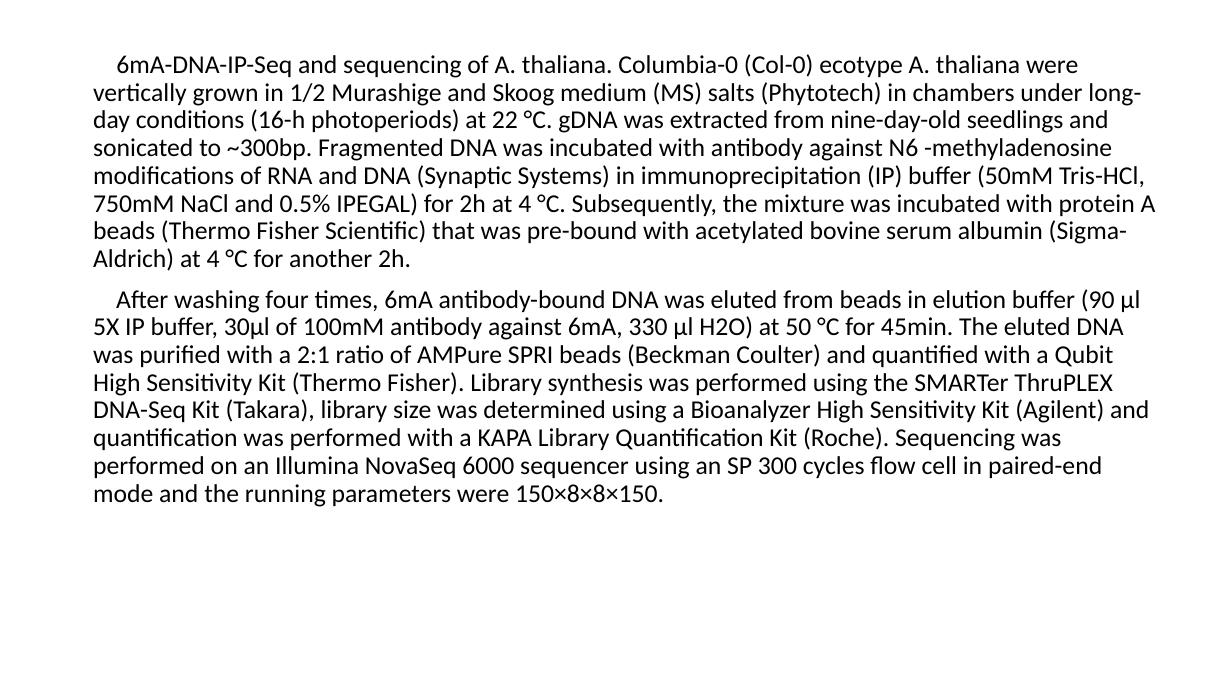
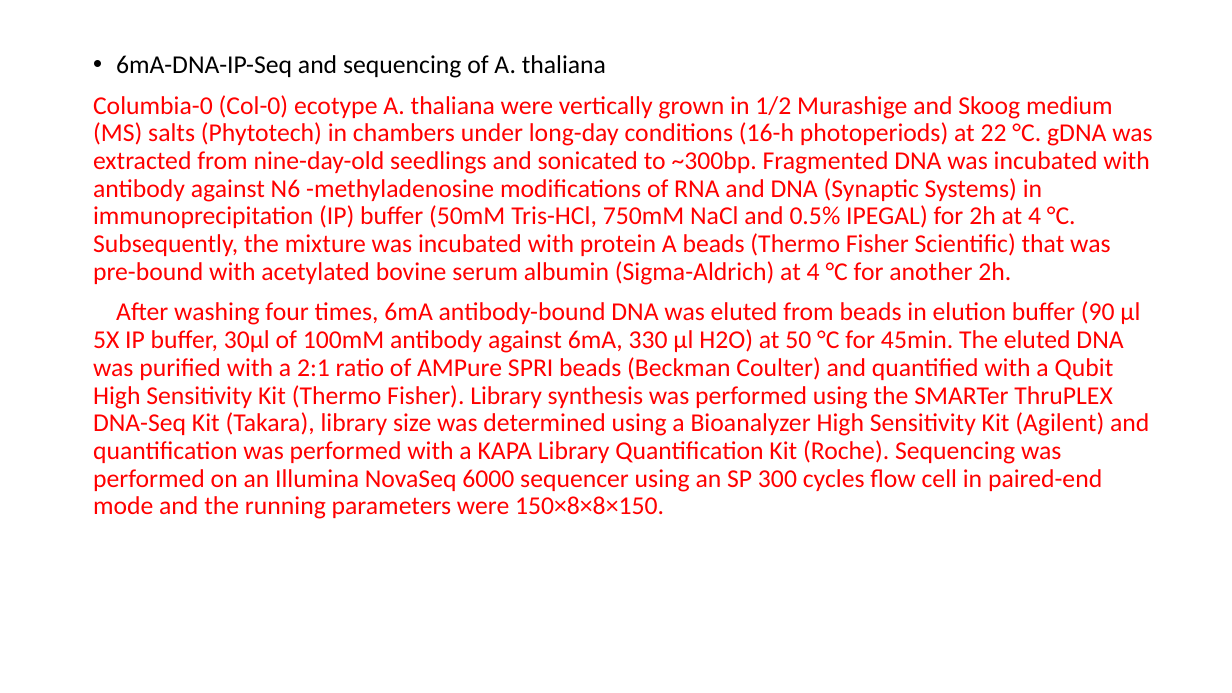
Before and after one commit to YanChengHuang/paper_implement, a slide deck: slide 16 of DeepM6A/presentation/DeepM6A_meth.pptx. Drawn at 1232x693 pixels with LibreOffice and Linux fonts; fonts in the diff are those of the drawing. Boxes give left, top, right and bottom in pixels: in the first picture for what was removed or moved away, otherwise in the second. Text is boxed around its words. In the diff, an @@ line names an element or a change of style, - is before the commit and + after.

```diff
--- a/DeepM6A/presentation/DeepM6A_meth.pptx
+++ b/DeepM6A/presentation/DeepM6A_meth.pptx
@@ text at (93,55,1152,285): text changed; text colour #000000 to #FF0000 @@
-6mA-DNA-IP-Seq and sequencing of A. thaliana. Columbia-0 (Col-0) ecotype A. thaliana were vertically grown in 1/2 Murashige and Skoog medium (MS) salts (Phytotech) in chambers under long-day conditions (16-h photoperiods) at 22 °C. gDNA was extracted from nine-day-old seedlings and sonicated to ~300bp. Fragmented DNA was incubated with antibody against N6 -methyladenosine modifications of RNA and DNA (Synaptic Systems) in immunoprecipitation (IP) buffer (50mM Tris-HCl, 750mM NaCl and 0.5% IPEGAL) for 2h at 4 °C. Subsequently, the mixture was incubated with protein A beads (Thermo Fisher Scientific) that was pre-bound with acetylated bovine serum albumin (Sigma-Aldrich) at 4 °C for another 2h.
+• 6mA-DNA-IP-Seq and sequencing of A. thaliana
+Columbia-0 (Col-0) ecotype A. thaliana were vertically grown in 1/2 Murashige and Skoog medium (MS) salts (Phytotech) in chambers under long-day conditions (16-h photoperiods) at 22 °C. gDNA was extracted from nine-day-old seedlings and sonicated to ~300bp. Fragmented DNA was incubated with antibody against N6 -methyladenosine modifications of RNA and DNA (Synaptic Systems) in immunoprecipitation (IP) buffer (50mM Tris-HCl, 750mM NaCl and 0.5% IPEGAL) for 2h at 4 °C. Subsequently, the mixture was incubated with protein A beads (Thermo Fisher Scientific) that was pre-bound with acetylated bovine serum albumin (Sigma-Aldrich) at 4 °C for another 2h.
@@ text at (93,301,1149,519): text colour #000000 to #FF0000 in "After washing four times, 6mA antibody-bound DNA ..." @@
```
Also in this commit, not shown: 7 other slides changed, 2 slides added, 2 other files.
